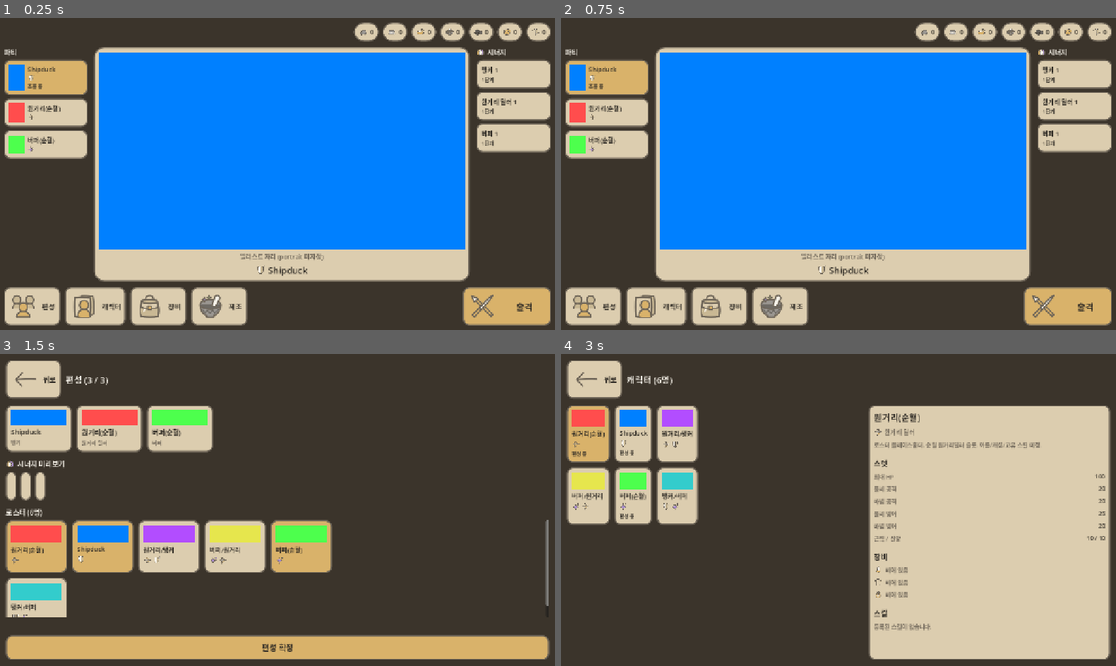
Above: before the commit, frames 1-4 (two rows, left to right).
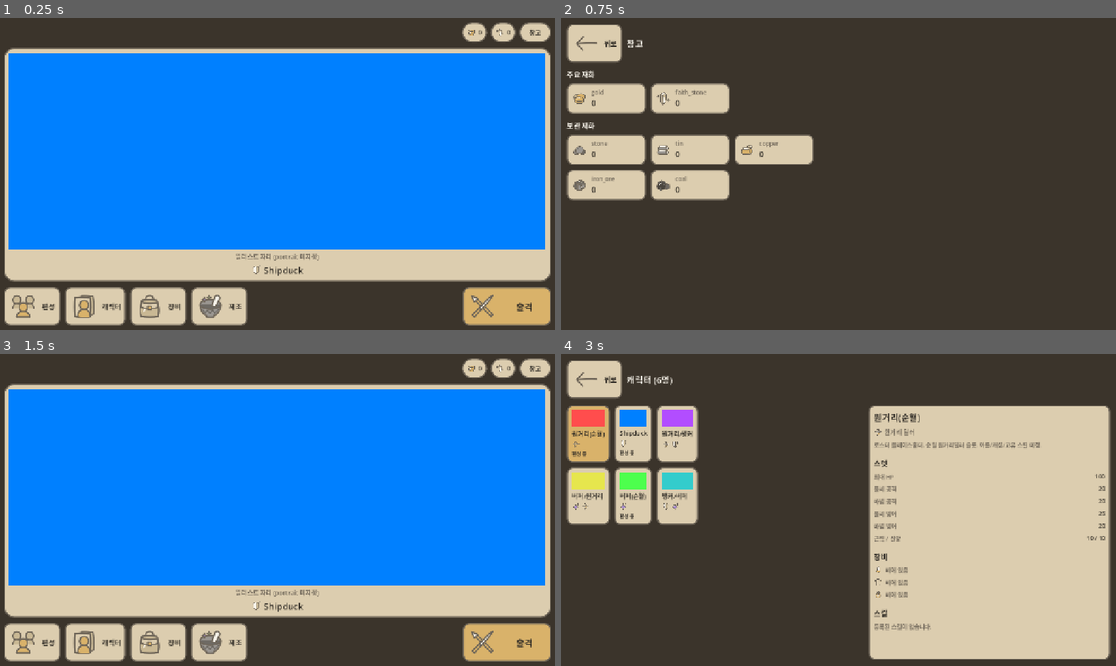
Above: after the commit, the same moments.

Repository: KADSA-OFFICIAL/Group-2
Game: Godot game, scene res://main.tscn
Same seed, same stepped clock (60 frames per second), same inputs: the game is played once before the commit and once after it. The engine's default icon, where the game draws it, is replaced by a stand-in: a white triangle on a blue panel in a dark square.
Inputs (mouse positions are in pixels of both pictures, inside the frame that each line leads up to):
- Up to frame 1 (0.25 s): no input
- Up to frame 2 (0.75 s): click (1093, 33) at 0.5 s, where only the run after the commit has a clickable "창고"
- Up to frame 3 (1.5 s): click "편성" (after the commit: "뒤로") at 1.25 s
- Up to frame 4 (3 s): click (594, 378) at 2 s, where only the run before the commit has a clickable "뒤로"; click "캐릭터" at 2.75 s

The runs differ from the first frame. In frame 1, 26% of the frame differs, in the area x 0-100%, y 1-85%; in frame 2, 70%; in frame 3, 83%, in the area x 0-100%, y 1-99%; in frame 4, nothing differs.

Commit message:
feat(ui): 메인화면 단순화 + 창고 화면 — 주요 재화만 노출
메인화면을 캐릭터 중심으로 더 비운다.

메인화면에서 뺀 것:
- 파티 목록 / 시너지 레일: 편성 화면에서 파티를 짜고 그 자리에서 시너지 미리보기까지
  하므로, 메인에 다시 두면 같은 정보가 두 곳에 생긴다.
- 주요 재화 외 재화: 자리가 좁다. 전체는 창고에서 본다.
결과적으로 메인은 "상단 주요 재화 + 중앙 대표 캐릭터 + 하단 메뉴/출격"만 남는다.

CurrencySystem 에 주요 재화 구분 추가:
- PRIMARY_CURRENCIES(gold, faith_stone) + MAX_PRIMARY(3) 상수와
  get_primary_currencies() / get_secondary_currencies() 를 둔다.
- 어떤 재화가 중요한지는 재화 도메인의 지식이므로 화면이 아니라 여기서 정한다.
  화면마다 각자 고르면 화면끼리 목록이 어긋난다.
- 목록은 파일 상단 주석의 기존 분류를 그대로 따랐다(통화 + 특수 재화).
  제작 재료 5종은 창고로 간다.
- 상한을 넘게 저작되어도 화면이 깨지지 않도록 잘라서 반환한다.

창고 화면 (screens/storage):
- 보유 재화를 "주요 재화 / 보관 재화"로 나눠 전부 보여주는 읽기 전용 화면.
- 두 목록의 출처가 CurrencySystem 이므로 화면이 분류를 따로 갖지 않는다.
  재화가 추가되면 자동으로 나타난다.
- currency_changed 를 구독해 잔액이 바뀌면 해당 칸만 갱신한다.
- 재화 표시 이름 체계가 아직 없어 키를 그대로 보여준다(이름이 생기면
  CurrencySystem 쪽에 두고 여기서 읽는다).

메인화면 상단 재화줄 옆에 창고 버튼을 두어 "나머지는 여기"가 바로 읽히게 했다.

검증: Godot 4.6.3 헤드리스, 24개 체크 전부 통과.
파티·시너지 레일 제거 확인, primary 2개(<=3)·primary+secondary=7·겹침 없음,
주요 재화(gold)는 메인에 보이고 보관 재화(stone)는 안 보임,
창고에서 7종 전부 표시·잔액 실시간 갱신, 메뉴 6종 유지 및 편성 화면 회귀.
검증 씬은 확인 후 삭제.

Co-Authored-By: Claude Opus 4.8 <noreply@anthropic.com>

Diff:
--- a/autoload/CurrencySystem.gd
+++ b/autoload/CurrencySystem.gd
@@ -13,6 +13,35 @@
 	"gold": 0,
 	"faith_stone": 0
 }
+
+# 메인화면처럼 좁은 자리에 상시 노출할 "주요 재화".
+# 어떤 재화가 중요한지는 재화 도메인의 지식이므로 화면이 아니라 여기서 정한다.
+# (화면마다 각자 고르면 화면끼리 목록이 어긋난다.)
+#
+# 위 주석의 분류를 그대로 따랐다: 통화(gold) + 특수 재화(faith_stone).
+# 나머지(제작 재료)는 창고 화면에서 전부 볼 수 있다.
+# 자리 제약상 최대 MAX_PRIMARY 개까지만 둔다.
+const MAX_PRIMARY: int = 3
+const PRIMARY_CURRENCIES := ["gold", "faith_stone"]
+
+
+# 주요 재화 목록. 상한을 넘게 저작되어도 화면이 깨지지 않도록 잘라서 돌려준다.
+func get_primary_currencies() -> Array:
+	var out: Array = []
+	for currency_type in PRIMARY_CURRENCIES:
+		if DEFAULT_CURRENCIES.has(currency_type) and out.size() < MAX_PRIMARY:
+			out.append(currency_type)
+	return out
+
+
+# 주요 재화를 뺀 나머지(창고에서 보여줄 재화).
+func get_secondary_currencies() -> Array:
+	var primary := get_primary_currencies()
+	var out: Array = []
+	for currency_type in DEFAULT_CURRENCIES:
+		if not primary.has(currency_type):
+			out.append(currency_type)
+	return out
 
 # Dictionary to store currency amounts
 var currencies: Dictionary = {}
--- a/screens/main/main_screen.gd
+++ b/screens/main/main_screen.gd
@@ -2,25 +2,27 @@
 
 # 메인화면 (메타 UI) — 대표 캐릭터 일러스트를 중앙에 크게 두는 배치.
 #
-# 배치 의도 (트릭컬류 메인화면):
-#   상단   재화 표시줄 (우측 정렬)
-#   좌측   파티 3명 미니 카드
+# 배치 의도 (트릭컬류 메인화면): 최대한 비워 두고 캐릭터를 보여준다.
+#   상단   주요 재화만 (우측 정렬)
 #   중앙   대표 캐릭터 전신 일러스트 (조종 중인 멤버)
-#   우측   시너지 현황
 #   하단   메뉴 버튼 + 출격 CTA
 #
+# 메인화면에 두지 않은 것과 그 이유:
+#   - 파티 목록 / 시너지: 편성 화면에서 짜고 그 자리에서 미리보기까지 하므로
+#     메인에 다시 두면 같은 정보가 두 곳에 생긴다.
+#   - 주요 재화 외 재화: 자리가 좁다. 전체는 창고 화면에서 본다.
+#
 # 책임: 지금 상태를 "보여주기"만 한다. 값의 소유·계산은 전부 기초 시스템이 한다.
 #
 # 데이터 출처 (단일 출처 원칙 — 여기서 재정의하지 않는다):
-#   재화   -> CurrencySystem (DEFAULT_CURRENCIES 키를 그대로 순회한다)
-#   파티   -> PartySystem (PARTY_SIZE, 조종 중 인덱스)
-#   캐릭터 -> CharacterData (표시 이름/역할/외형 tint/portrait)
-#   시너지 -> SynergySystem.get_summary()
-#   색     -> UITheme
+#   재화     -> CurrencySystem (주요 재화 목록도 CurrencySystem 이 정한다)
+#   대표 캐릭터 -> PartySystem (조종 중인 멤버)
+#   캐릭터   -> CharacterData (표시 이름/역할/외형 tint/portrait)
+#   색       -> UITheme
 #
 # 화면 전환은 ScreenManager가 한다. 이 화면은 자신을 pop 할 뿐 다음 화면을 모른다.
 #
-# 참고: docs/combat-screen-design.md §1(파티 3명), §8(시너지), SYSTEM_CONVENTIONS.md
+# 참고: docs/combat-screen-design.md §1(파티 3명), SYSTEM_CONVENTIONS.md
 
 # 재화 아이콘 경로. 파일명이 재화 키와 일치하도록 맞춰 두었으므로
 # 매핑 테이블 없이 키로 바로 조합한다(아이콘 목록을 여기서 다시 정의하지 않는다).
@@ -34,7 +36,6 @@
 }
 
 const BATTLE_ICON := "res://assets/sprites/ui/icons/icon_battle.svg"
-const SYNERGY_ICON := "res://assets/sprites/ui/icons/icon_synergy.svg"
 const FORMATION_ICON := "res://assets/sprites/ui/icons/icon_formation.svg"
 const CHARACTERS_ICON := "res://assets/sprites/ui/icons/icon_characters.svg"
 const EQUIPMENT_ICON := "res://assets/sprites/ui/icons/icon_equipment.svg"
@@ -46,13 +47,12 @@
 const CHARACTERS_SCREEN := preload("res://screens/characters/CharactersScreen.tscn")
 const EQUIPMENT_SCREEN := preload("res://screens/equipment/EquipmentScreen.tscn")
 const CRAFT_SCREEN := preload("res://screens/craft/CraftScreen.tscn")
+const STORAGE_SCREEN := preload("res://screens/storage/StorageScreen.tscn")
 
 # 재화 칩 라벨. 재화 키 -> Label. 잔액이 바뀔 때 이 라벨만 갱신한다.
 var _currency_labels: Dictionary = {}
 
-# 편성이 바뀌면 다시 채우는 자리들.
-var _party_holder: VBoxContainer
-var _synergy_holder: VBoxContainer
+# 대표 캐릭터가 바뀌면 다시 채우는 자리.
 var _portrait_holder: PanelContainer
 
 
@@ -71,13 +71,10 @@
 
 
 func _on_party_changed(_members) -> void:
-	_fill_party()
-	_fill_synergy()
 	_fill_portrait()
 
 
 func _on_control_changed(_index: int) -> void:
-	_fill_party()
 	_fill_portrait()
 
 
@@ -103,9 +100,9 @@
 	root.add_child(_build_bottom_bar())
 
 
-# ── 상단: 재화 표시줄 (우측 정렬) ──
-# CurrencySystem.DEFAULT_CURRENCIES 를 그대로 순회한다.
-# 어떤 재화를 보여줄지 여기서 고르지 않으므로, 재화가 추가되면 자동으로 나타난다.
+# ── 상단: 주요 재화만 (우측 정렬) + 창고 진입 ──
+# 어떤 재화가 주요인지는 CurrencySystem 이 정한다(화면에서 고르지 않는다).
+# 나머지 재화는 창고 화면에서 전부 볼 수 있다.
 func _build_currency_bar() -> Control:
 	var bar := HBoxContainer.new()
 	bar.add_theme_constant_override("separation", 8)
@@ -114,8 +111,20 @@
 	head.size_flags_horizontal = Control.SIZE_EXPAND_FILL
 	bar.add_child(head)
 
-	for currency_type in CurrencySystem.DEFAULT_CURRENCIES:
+	for currency_type in CurrencySystem.get_primary_currencies():
 		bar.add_child(_make_currency_chip(String(currency_type)))
+
+	# 창고: 주요 재화 옆에 두어 "나머지는 여기"가 바로 읽히게 한다.
+	var storage := Button.new()
+	storage.text = "창고"
+	storage.custom_minimum_size = Vector2(72, 36)
+	storage.add_theme_font_size_override("font_size", 14)
+	storage.add_theme_color_override("font_color", UITheme.INK)
+	storage.add_theme_stylebox_override("normal", UITheme.pill_box())
+	storage.add_theme_stylebox_override("hover", UITheme.pill_box())
+	storage.add_theme_stylebox_override("pressed", UITheme.panel_box_deep())
+	storage.pressed.connect(func(): ScreenManager.push(STORAGE_SCREEN))
+	bar.add_child(storage)
 	return bar
 
 
@@ -138,51 +147,16 @@
 	return chip
 
 
-# ── 중앙 무대: 좌 파티 / 중앙 일러스트 / 우 시너지 ──
+# ── 중앙: 대표 캐릭터 일러스트만 ──
+# 좌우 레일(파티·시너지)을 두지 않는다. 둘 다 편성 화면에 있고,
+# 메인은 캐릭터를 보여주는 자리로 비워 둔다.
 func _build_stage() -> Control:
-	var stage := HBoxContainer.new()
-	stage.add_theme_constant_override("separation", 14)
-	stage.size_flags_vertical = Control.SIZE_EXPAND_FILL
-
-	# 좌측 레일 — 파티 미니 카드
-	var left := VBoxContainer.new()
-	left.add_theme_constant_override("separation", 6)
-	left.custom_minimum_size = Vector2(190, 0)
-	stage.add_child(left)
-	left.add_child(_text("파티", 15, UITheme.INK_ON_DARK))
-	_party_holder = VBoxContainer.new()
-	_party_holder.add_theme_constant_override("separation", 6)
-	left.add_child(_party_holder)
-	_fill_party()
-
-	# 중앙 — 대표 캐릭터 일러스트
 	_portrait_holder = PanelContainer.new()
 	_portrait_holder.add_theme_stylebox_override("panel", UITheme.panel_box(22))
 	_portrait_holder.size_flags_horizontal = Control.SIZE_EXPAND_FILL
 	_portrait_holder.size_flags_vertical = Control.SIZE_EXPAND_FILL
-	stage.add_child(_portrait_holder)
 	_fill_portrait()
-
-	# 우측 레일 — 시너지
-	var right := VBoxContainer.new()
-	right.add_theme_constant_override("separation", 6)
-	right.custom_minimum_size = Vector2(170, 0)
-	stage.add_child(right)
-
-	var head := HBoxContainer.new()
-	head.add_theme_constant_override("separation", 5)
-	var sicon := _make_icon(SYNERGY_ICON, 20)
-	if sicon != null:
-		head.add_child(sicon)
-	head.add_child(_text("시너지", 15, UITheme.INK_ON_DARK))
-	right.add_child(head)
-
-	_synergy_holder = VBoxContainer.new()
-	_synergy_holder.add_theme_constant_override("separation", 6)
-	right.add_child(_synergy_holder)
-	_fill_synergy()
-
-	return stage
+	return _portrait_holder
 
 
 # 중앙 일러스트. portrait 가 있으면 그림을, 없으면 tint 색 플레이스홀더를 둔다.
@@ -238,84 +212,6 @@
 	return members[0] if not members.is_empty() else null
 
 
-# ── 좌측: 파티 미니 카드 ──
-func _fill_party() -> void:
-	if not is_instance_valid(_party_holder):
-		return
-	_clear(_party_holder)
-
-	var members := PartySystem.get_members()
-	if members.is_empty():
-		_party_holder.add_child(_text("편성 없음", 13, UITheme.INK_ON_DARK))
-		return
-
-	for i in members.size():
-		_party_holder.add_child(_make_member_card(members[i], i == PartySystem.get_controlled_index()))
-
-
-func _make_member_card(character: CharacterData, is_controlled: bool) -> Control:
-	var card := PanelContainer.new()
-	# 조종 중인 멤버는 강조색 패널로 구분한다(조종 여부의 출처는 PartySystem).
-	card.add_theme_stylebox_override(
-		"panel", UITheme.accent_box() if is_controlled else UITheme.panel_box()
-	)
-
-	var row := HBoxContainer.new()
-	row.add_theme_constant_override("separation", 8)
-	card.add_child(row)
-
-	# 초상화 자리: 작은 색 스와치로 대체한다.
-	var swatch := ColorRect.new()
-	swatch.color = character.tint
-	swatch.custom_minimum_size = Vector2(34, 42)
-	row.add_child(swatch)
-
-	var box := VBoxContainer.new()
-	box.add_theme_constant_override("separation", 2)
-	box.size_flags_horizontal = Control.SIZE_EXPAND_FILL
-	row.add_child(box)
-
-	box.add_child(_text(character.display_name, 14, UITheme.INK))
-
-	# 역할: 겸직이면 get_roles()가 2개를 돌려주므로 아이콘도 2개가 붙는다.
-	var role_row := HBoxContainer.new()
-	role_row.add_theme_constant_override("separation", 3)
-	box.add_child(role_row)
-	for role in character.get_roles():
-		var icon := _make_icon(ROLE_ICON_PATH.get(role, ""), 16)
-		if icon != null:
-			role_row.add_child(icon)
-
-	if is_controlled:
-		box.add_child(_text("조종 중", 11, UITheme.INK))
-	return card
-
-
-# ── 우측: 시너지 ──
-# 카운트와 단계는 SynergySystem이 계산한다. 여기서 역할 수를 다시 세지 않는다.
-func _fill_synergy() -> void:
-	if not is_instance_valid(_synergy_holder):
-		return
-	_clear(_synergy_holder)
-
-	for entry in SynergySystem.get_summary(PartySystem.get_members()):
-		_synergy_holder.add_child(_make_synergy_chip(entry))
-
-
-func _make_synergy_chip(entry: Dictionary) -> Control:
-	var active: bool = entry.get("tier", SynergySystem.Tier.NONE) != SynergySystem.Tier.NONE
-
-	var chip := PanelContainer.new()
-	chip.add_theme_stylebox_override("panel", UITheme.panel_box() if active else UITheme.panel_box_deep())
-
-	var box := VBoxContainer.new()
-	box.add_theme_constant_override("separation", 2)
-	chip.add_child(box)
-	box.add_child(_text("%s %d" % [entry.get("name", "?"), entry.get("count", 0)], 14, UITheme.INK))
-	box.add_child(_text(String(entry.get("tier_name", "")), 12, UITheme.INK if active else UITheme.INK_DIM))
-	return chip
-
-
 # ── 하단: 메뉴 + 출격 CTA ──
 func _build_bottom_bar() -> Control:
 	var row := HBoxContainer.new()
--- /dev/null
+++ b/screens/storage/StorageScreen.tscn
@@ -0,0 +1,12 @@
+[gd_scene load_steps=2 format=3]
+
+[ext_resource type="Script" path="res://screens/storage/storage_screen.gd" id="1_storage"]
+
+[node name="StorageScreen" type="Control"]
+layout_mode = 3
+anchors_preset = 15
+anchor_right = 1.0
+anchor_bottom = 1.0
+grow_horizontal = 2
+grow_vertical = 2
+script = ExtResource("1_storage")
--- /dev/null
+++ b/screens/storage/storage_screen.gd
@@ -0,0 +1,180 @@
+extends Control
+
+# 창고 화면 (메타 UI).
+#
+# 책임: 보유한 재화를 전부 보여준다. 읽기 전용이다.
+#
+# 메인화면은 자리가 좁아 주요 재화만 노출한다(CurrencySystem.PRIMARY_CURRENCIES).
+# 나머지 재화는 여기서 확인한다.
+#
+# 데이터 출처 (단일 출처 원칙 — 여기서 재정의하지 않는다):
+#   재화 목록·분류 -> CurrencySystem (DEFAULT_CURRENCIES / get_primary_currencies /
+#                     get_secondary_currencies)
+#   잔액           -> CurrencySystem.get_balance()
+#   색             -> UITheme
+#
+# 어떤 재화가 주요인지 화면에서 고르지 않는다. 재화가 추가되면 자동으로 나타난다.
+
+const CURRENCY_ICON_PATH := "res://assets/sprites/ui/icons/icon_%s.svg"
+const BACK_ICON := "res://assets/sprites/ui/icons/icon_back.svg"
+
+# 재화 키 -> 잔액 Label. 잔액이 바뀔 때 해당 라벨만 갱신한다.
+var _labels: Dictionary = {}
+
+
+func _ready() -> void:
+	_build()
+	CurrencySystem.currency_changed.connect(_on_currency_changed)
+
+
+func _build() -> void:
+	add_child(UITheme.make_background())
+
+	var margin := MarginContainer.new()
+	margin.set_anchors_preset(Control.PRESET_FULL_RECT)
+	margin.add_theme_constant_override("margin_left", 24)
+	margin.add_theme_constant_override("margin_right", 24)
+	margin.add_theme_constant_override("margin_top", 20)
+	margin.add_theme_constant_override("margin_bottom", 20)
+	add_child(margin)
+
+	var root := VBoxContainer.new()
+	root.add_theme_constant_override("separation", 14)
+	margin.add_child(root)
+
+	root.add_child(_build_header())
+
+	var scroll := ScrollContainer.new()
+	scroll.size_flags_vertical = Control.SIZE_EXPAND_FILL
+	scroll.size_flags_horizontal = Control.SIZE_EXPAND_FILL
+	root.add_child(scroll)
+
+	var body := VBoxContainer.new()
+	body.add_theme_constant_override("separation", 14)
+	body.size_flags_horizontal = Control.SIZE_EXPAND_FILL
+	scroll.add_child(body)
+
+	# 메인화면에 나오는 재화와 그렇지 않은 재화를 나눠 보여준다.
+	# 두 목록의 출처는 CurrencySystem 이므로 화면이 분류를 따로 갖지 않는다.
+	body.add_child(_build_section("주요 재화", CurrencySystem.get_primary_currencies()))
+	body.add_child(_build_section("보관 재화", CurrencySystem.get_secondary_currencies()))
+
+
+func _build_header() -> Control:
+	var row := HBoxContainer.new()
+	row.add_theme_constant_override("separation", 10)
+
+	var back := Button.new()
+	back.text = " 뒤로"
+	back.icon = _texture(BACK_ICON)
+	back.custom_minimum_size = Vector2(0, 40)
+	back.add_theme_stylebox_override("normal", UITheme.panel_box())
+	back.add_theme_stylebox_override("hover", UITheme.panel_box())
+	back.add_theme_stylebox_override("pressed", UITheme.panel_box_deep())
+	back.add_theme_color_override("font_color", UITheme.INK)
+	back.pressed.connect(func(): ScreenManager.pop())
+	row.add_child(back)
+
+	var title := Label.new()
+	title.text = "창고"
+	title.add_theme_font_size_override("font_size", 20)
+	title.add_theme_color_override("font_color", UITheme.INK_ON_DARK)
+	title.size_flags_horizontal = Control.SIZE_EXPAND_FILL
+	title.vertical_alignment = VERTICAL_ALIGNMENT_CENTER
+	row.add_child(title)
+	return row
+
+
+func _build_section(title: String, currency_types: Array) -> Control:
+	var section := VBoxContainer.new()
+	section.add_theme_constant_override("separation", 8)
+	section.add_child(_text(title, 16, UITheme.INK_ON_DARK))
+
+	if currency_types.is_empty():
+		section.add_child(_text("없습니다.", 13, UITheme.INK_DIM))
+		return section
+
+	var grid := GridContainer.new()
+	grid.columns = 3
+	grid.add_theme_constant_override("h_separation", 10)
+	grid.add_theme_constant_override("v_separation", 10)
+	grid.size_flags_horizontal = Control.SIZE_EXPAND_FILL
+	section.add_child(grid)
+
+	for currency_type in currency_types:
+		grid.add_child(_make_currency_card(String(currency_type)))
+	return section
+
+
+func _make_currency_card(currency_type: String) -> Control:
+	var card := PanelContainer.new()
+	card.add_theme_stylebox_override("panel", UITheme.panel_box())
+	card.custom_minimum_size = Vector2(180, 0)
+
+	var row := HBoxContainer.new()
+	row.add_theme_constant_override("separation", 10)
+	card.add_child(row)
+
+	var icon := _icon(CURRENCY_ICON_PATH % currency_type, 34)
+	if icon != null:
+		row.add_child(icon)
+
+	var box := VBoxContainer.new()
+	box.add_theme_constant_override("separation", 2)
+	box.size_flags_horizontal = Control.SIZE_EXPAND_FILL
+	row.add_child(box)
+
+	# 재화의 표시 이름 체계가 아직 없으므로 키를 그대로 보여준다.
+	# (이름이 정해지면 CurrencySystem 쪽에 표시 이름을 두고 여기서 읽는다.)
+	box.add_child(_text(currency_type, 13, UITheme.INK_DIM))
+
+	var value := _text(_comma(CurrencySystem.get_balance(currency_type)), 18, UITheme.INK)
+	box.add_child(value)
+	_labels[currency_type] = value
+	return card
+
+
+func _on_currency_changed(currency_type: String, _amount: int, new_balance: int) -> void:
+	var label: Label = _labels.get(currency_type)
+	if label != null and is_instance_valid(label):
+		label.text = _comma(new_balance)
+
+
+# ===== 공용 조각 =====
+
+func _text(value: String, size: int, color: Color) -> Label:
+	var label := Label.new()
+	label.text = value
+	label.add_theme_font_size_override("font_size", size)
+	label.add_theme_color_override("font_color", color)
+	return label
+
+
+func _icon(path: String, size: int) -> TextureRect:
+	var texture := _texture(path)
+	if texture == null:
+		return null
+	var rect := TextureRect.new()
+	rect.texture = texture
+	rect.custom_minimum_size = Vector2(size, size)
+	rect.expand_mode = TextureRect.EXPAND_IGNORE_SIZE
+	rect.stretch_mode = TextureRect.STRETCH_KEEP_ASPECT_CENTERED
+	return rect
+
+
+func _texture(path: String) -> Texture2D:
+	if path.is_empty() or not ResourceLoader.exists(path):
+		return null
+	return load(path) as Texture2D
+
+
+func _comma(value: int) -> String:
+	var digits := str(value)
+	var out := ""
+	var count := 0
+	for i in range(digits.length() - 1, -1, -1):
+		out = digits[i] + out
+		count += 1
+		if count % 3 == 0 and i != 0:
+			out = "," + out
+	return out
Not shown, added: screens/storage/storage_screen.gd.uid
